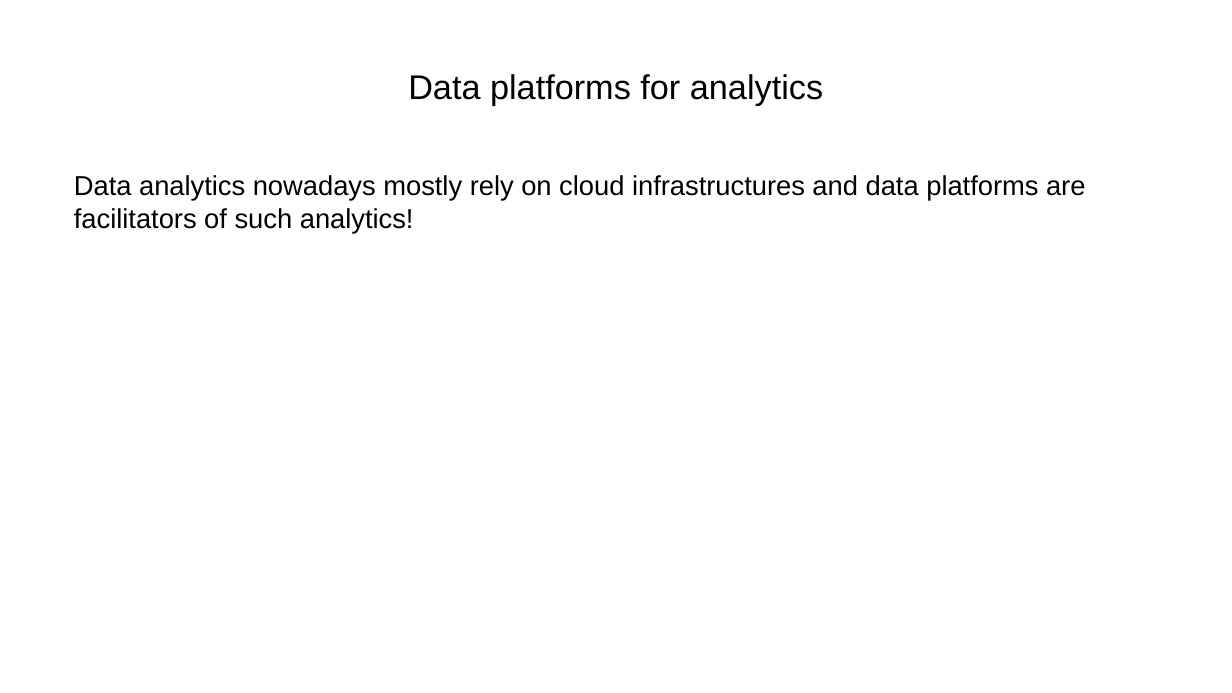
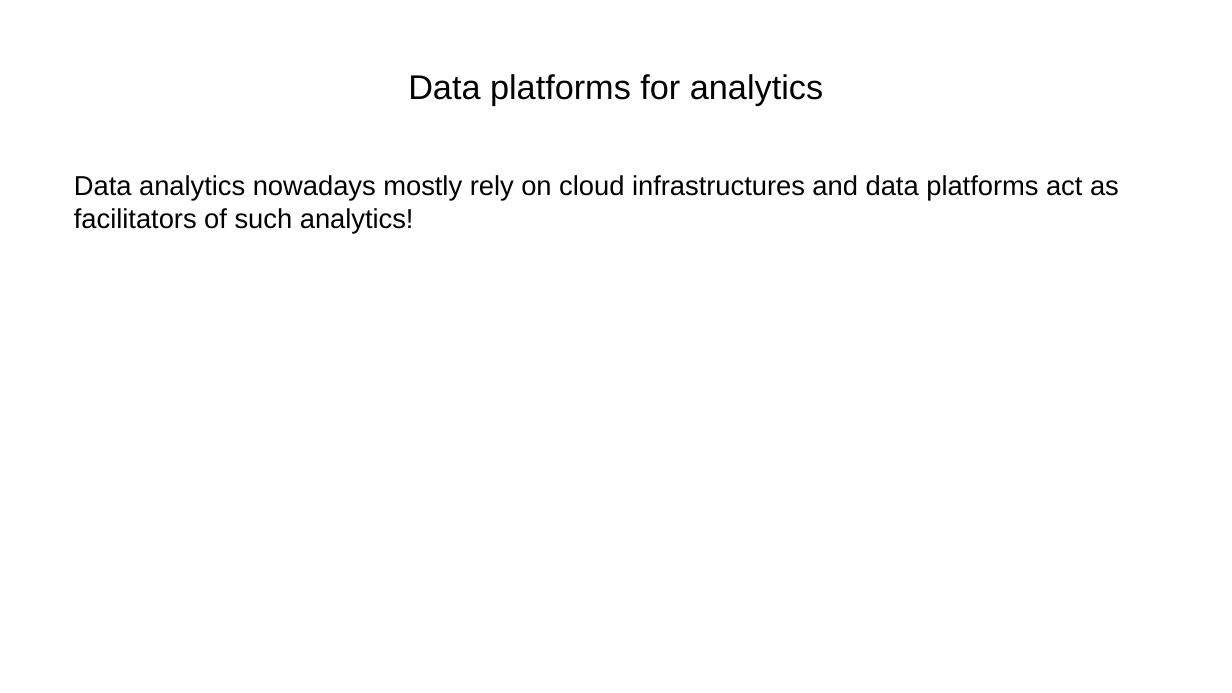
Before and after one commit to ManuelePasini/slides-markdown, a slide deck: slide 3 of dolap_2024_slides_2version.pptx. Drawn at 1232x693 pixels with LibreOffice and Linux fonts; fonts in the diff are those of the drawing. Boxes give left, top, right and bottom in pixels: in the first picture for what was removed or moved away, otherwise in the second. Text is boxed around its words. In the diff, an @@ line names an element or a change of style, - is before the commit and + after.

```diff
--- a/dolap_2024_slides_2version.pptx
+++ b/dolap_2024_slides_2version.pptx
@@ text at [74,175,1119,233]: text changed @@
-Data analytics nowadays mostly rely on cloud infrastructures and data platforms are facilitators of such analytics!
+Data analytics nowadays mostly rely on cloud infrastructures and data platforms act as facilitators of such analytics!
```
Also in this commit, not shown: 6 other files.
